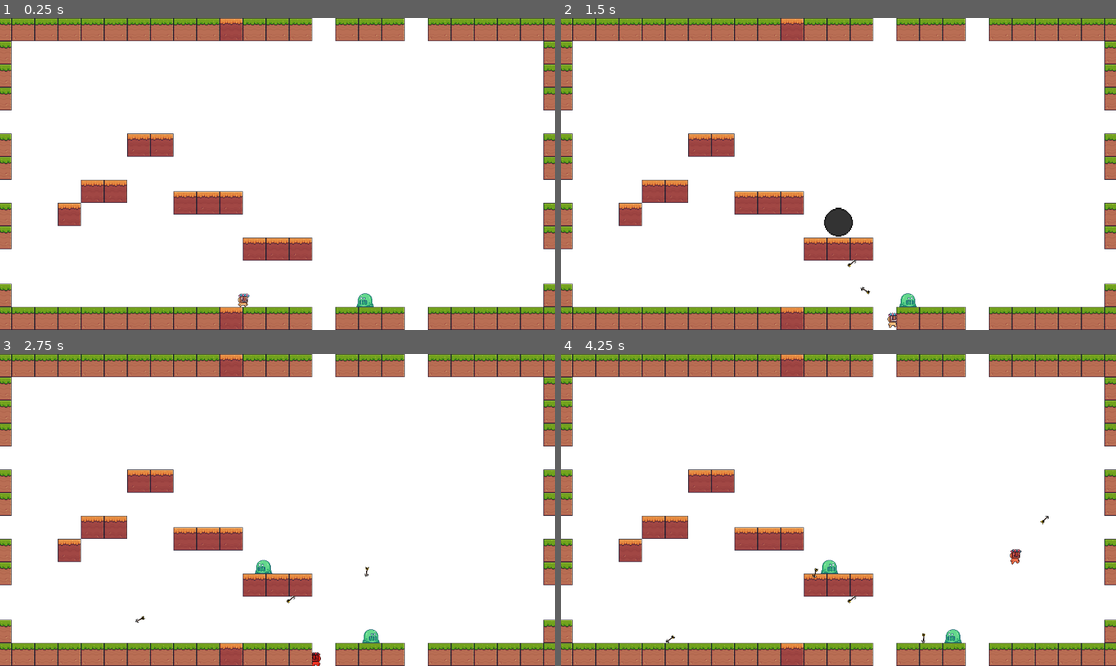
Above: before the commit, frames 1-4 (two rows, left to right).
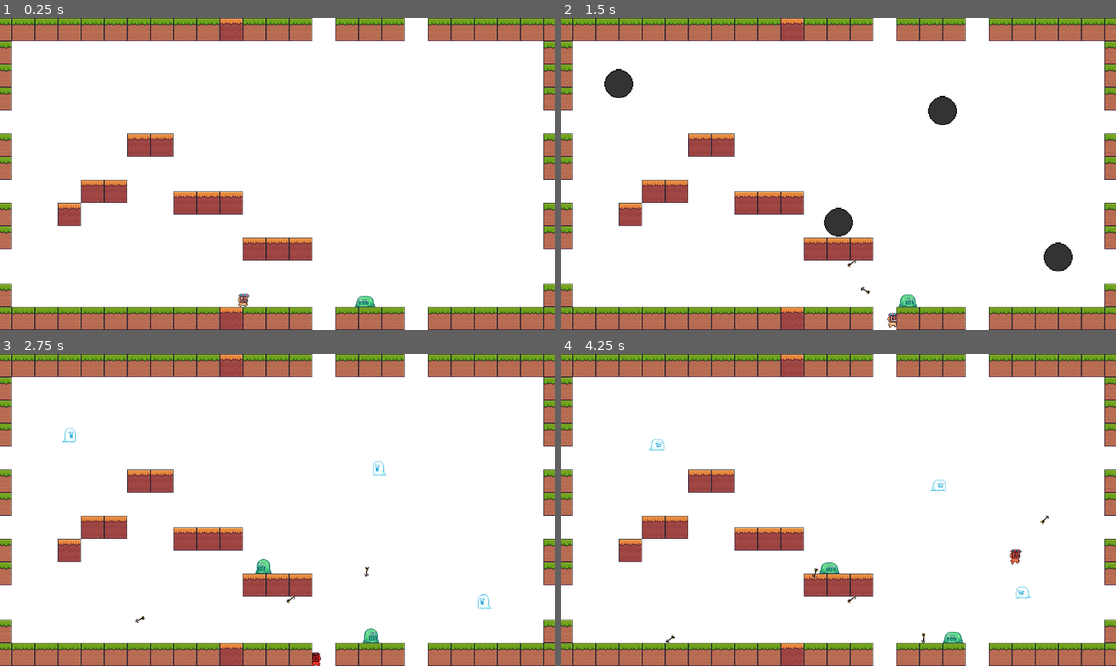
Above: after the commit, the same moments.

Repository: RiverCrab42/Shader-Drawing-learning-scenes
Game: Godot game, scene res://scenes/example/level1.tscn
Two runs of this game, one before a commit and one after it. Both use one fixed random seed, a clock stepped at 60 frames per second and the inputs below. The project has no main scene, so this scene is started directly.
Inputs (mouse positions are in pixels of both pictures, inside the frame that each line leads up to):
- Up to frame 1 (0.25 s): no input
- Up to frame 2 (1.5 s): move the mouse to (960, 158) at 0.52 s; hold D (move_right) from 0.53 s (still down); click (960, 158) at 0.6 s; tap W (jump) at 0.77 s; move the mouse to (727, 189) at 1.27 s; click (727, 189) at 1.35 s
- Up to frame 3 (2.75 s): tap W (jump) at 1.52 s; move the mouse to (333, 441) at 2.02 s; release D (move_right) at 2.03 s; hold A (move_left) from 2.03 s (still down); click (333, 441) at 2.1 s
- Up to frame 4 (4.25 s): move the mouse to (810, 572) at 2.77 s; release A (move_left) at 2.78 s; hold D (move_right) from 2.78 s (still down); click (810, 572) at 2.85 s; tap W (jump) at 3.02, 3.77 s; move the mouse to (1005, 556) at 3.52 s; click (1005, 556) at 3.6 s

The runs differ from the first frame. In frame 1, less than 0.1% of the frame differs, in the area x 63-68%, y 88-93%; in frame 2, 1.2%, in the area x 7-93%, y 16-93%; in frame 3, 0.2%; in frame 4, 0.3%.

Commit message:
Поправил анимации врагов, добавил меню рестарта после смерти, добавил damage_zone для различных эффектов

Diff:
--- a/intermidiate_project/scenes/enemies/ghost_idle.tscn
+++ b/intermidiate_project/scenes/enemies/ghost_idle.tscn
@@ -1,8 +1,8 @@
 [gd_scene load_steps=20 format=3 uid="uid://dyb258yrboxam"]
 
-[ext_resource type="Texture2D" uid="uid://c072wnv5y2jyn" path="res://assets/sprite_pack/Enemies/Ghost/Idle (44x30).png" id="1_k0vmb"]
-[ext_resource type="Script" uid="uid://ca6o5f8id5svk" path="res://scripts/ghost.gd" id="2_isgci"]
-[ext_resource type="Script" uid="uid://6rj74c2cx8dj" path="res://scripts/enemies/damage_and_hit_zone.gd" id="3_isgci"]
+[ext_resource type="Texture2D" uid="uid://bn508l84da6wj" path="res://assets/sprite_pack/Enemies/Ghost/Idle (44x30).png" id="1_k0vmb"]
+[ext_resource type="Script" uid="uid://dhi04iixo3yrp" path="res://scripts/enemies/ghost.gd" id="2_isgci"]
+[ext_resource type="Script" uid="uid://d0vf7hkm71h3x" path="res://scripts/enemies/damage_and_hit_zone.gd" id="3_isgci"]
 
 [sub_resource type="AtlasTexture" id="AtlasTexture_mu7b7"]
 atlas = ExtResource("1_k0vmb")
@@ -130,8 +130,7 @@
 position = Vector2(0, 15)
 sprite_frames = SubResource("SpriteFrames_jjup5")
 animation = &"idle"
-frame = 4
-frame_progress = 0.181725
+frame_progress = 0.0787668
 offset = Vector2(0, -15)
 script = ExtResource("2_isgci")
 
--- a/intermidiate_project/scenes/enemies/slime.tscn
+++ b/intermidiate_project/scenes/enemies/slime.tscn
@@ -1,7 +1,7 @@
 [gd_scene load_steps=21 format=3 uid="uid://bihrtr6avjvul"]
 
 [ext_resource type="Texture2D" uid="uid://b70fjt8quj86a" path="res://assets/sprite_pack/Enemies/Slime/Idle-Run (44x30).png" id="1_rldp6"]
-[ext_resource type="Script" uid="uid://c7msoxsv23pxm" path="res://scripts/slime.gd" id="2_ahq63"]
+[ext_resource type="Script" uid="uid://c7msoxsv23pxm" path="res://scripts/enemies/slime.gd" id="2_ahq63"]
 
 [sub_resource type="Shader" id="Shader_ahq63"]
 code = "shader_type canvas_item;
@@ -101,7 +101,7 @@
 "texture": SubResource("AtlasTexture_ikdmk")
 }],
 "loop": true,
-"name": &"default",
+"name": &"idle",
 "speed": 10.0
 }]
 
@@ -154,8 +154,8 @@
 instance_shader_parameters/hit = 1.0
 position = Vector2(0, 15)
 sprite_frames = SubResource("SpriteFrames_jjup5")
-frame = 9
-frame_progress = 0.0675746
+animation = &"idle"
+frame_progress = 0.0126089
 offset = Vector2(0, -15)
 script = ExtResource("2_ahq63")
 
--- a/intermidiate_project/scenes/example/level1.tscn
+++ b/intermidiate_project/scenes/example/level1.tscn
@@ -1,10 +1,23 @@
-[gd_scene load_steps=6 format=3 uid="uid://l3il2yp68r6u"]
+[gd_scene load_steps=10 format=3 uid="uid://l3il2yp68r6u"]
 
 [ext_resource type="PackedScene" uid="uid://do1aqnosnk0bn" path="res://scenes/assets/terrain/dirt.tscn" id="1_q4lcn"]
 [ext_resource type="PackedScene" uid="uid://4ir5vnwhhjvj" path="res://scenes/assets/terrain/dirt_orange.tscn" id="2_dt51k"]
 [ext_resource type="PackedScene" uid="uid://bdn2w2lglevw1" path="res://scenes/player/character_mask.tscn" id="3_x20b1"]
 [ext_resource type="PackedScene" uid="uid://dfdumbiw2e5jb" path="res://scenes/enemies/spawn.tscn" id="5_fcrv7"]
 [ext_resource type="PackedScene" uid="uid://bihrtr6avjvul" path="res://scenes/enemies/slime.tscn" id="5_x20b1"]
+[ext_resource type="Script" uid="uid://e1b6ubo7dmd7" path="res://scripts/utils/game_over_menu.gd" id="6_3o680"]
+
+[sub_resource type="Animation" id="Animation_fcrv7"]
+resource_name = "finish"
+
+[sub_resource type="Animation" id="Animation_x20b1"]
+resource_name = "start"
+
+[sub_resource type="AnimationLibrary" id="AnimationLibrary_3o680"]
+_data = {
+&"finish": SubResource("Animation_fcrv7"),
+&"start": SubResource("Animation_x20b1")
+}
 
 [node name="Node2D" type="Node2D"]
 position = Vector2(72, 168)
@@ -248,6 +261,21 @@
 enemy_type = "slime"
 spawn_time = 1.0
 
+[node name="Spawn2" parent="Enemies" instance=ExtResource("5_fcrv7")]
+position = Vector2(120, 168)
+enemy_type = "ghost"
+spawn_time = 1.0
+
+[node name="Spawn3" parent="Enemies" instance=ExtResource("5_fcrv7")]
+position = Vector2(792, 224)
+enemy_type = "ghost"
+spawn_time = 1.0
+
+[node name="Spawn4" parent="Enemies" instance=ExtResource("5_fcrv7")]
+position = Vector2(1032, 528)
+enemy_type = "ghost"
+spawn_time = 1.0
+
 [node name="ParallaxBackground" type="ParallaxBackground" parent="."]
 
 [node name="ColorRect" type="ColorRect" parent="ParallaxBackground"]
@@ -256,3 +284,68 @@
 anchor_bottom = 1.0
 grow_horizontal = 2
 grow_vertical = 2
+
+[node name="PostCanvas" type="CanvasLayer" parent="."]
+
+[node name="Red_hue_effect" type="ColorRect" parent="PostCanvas"]
+visible = false
+anchors_preset = 15
+anchor_right = 1.0
+anchor_bottom = 1.0
+grow_horizontal = 2
+grow_vertical = 2
+
+[node name="GameOverMenu" type="Panel" parent="PostCanvas"]
+visible = false
+self_modulate = Color(0, 1, 0, 1)
+texture_filter = 1
+anchors_preset = 8
+anchor_left = 0.5
+anchor_top = 0.5
+anchor_right = 0.5
+anchor_bottom = 0.5
+offset_left = -100.0
+offset_top = -100.0
+offset_right = 100.0
+offset_bottom = 100.0
+grow_horizontal = 2
+grow_vertical = 2
+size_flags_horizontal = 0
+script = ExtResource("6_3o680")
+
+[node name="Button" type="Button" parent="PostCanvas/GameOverMenu"]
+texture_filter = 1
+layout_mode = 1
+anchors_preset = 8
+anchor_left = 0.5
+anchor_top = 0.5
+anchor_right = 0.5
+anchor_bottom = 0.5
+offset_left = -60.0
+offset_top = -15.0
+offset_right = 60.0
+offset_bottom = 15.0
+grow_horizontal = 2
+grow_vertical = 2
+text = "Заново"
+
+[node name="Label" type="Label" parent="PostCanvas/GameOverMenu"]
+layout_mode = 1
+anchors_preset = 5
+anchor_left = 0.5
+anchor_right = 0.5
+offset_left = -60.0
+offset_top = 16.0
+offset_right = 60.0
+offset_bottom = 39.0
+grow_horizontal = 2
+text = "Вы проиграли!"
+
+[node name="Special_Effects" type="Node" parent="."]
+
+[node name="Red_Hue" type="AnimationPlayer" parent="Special_Effects"]
+libraries = {
+&"": SubResource("AnimationLibrary_3o680")
+}
+
+[connection signal="pressed" from="PostCanvas/GameOverMenu/Button" to="PostCanvas/GameOverMenu" method="_on_button_pressed"]
--- /dev/null
+++ b/intermidiate_project/scenes/utils/damage_zone.tscn
@@ -0,0 +1,13 @@
+[gd_scene load_steps=3 format=3 uid="uid://bq6s3yvsi1vl5"]
+
+[ext_resource type="Script" uid="uid://bwytvil3b423c" path="res://scripts/utils/damage_zone.gd" id="1_c17ej"]
+
+[sub_resource type="RectangleShape2D" id="RectangleShape2D_0fue5"]
+
+[node name="DamageZone" type="Area2D"]
+script = ExtResource("1_c17ej")
+
+[node name="CollisionShape2D" type="CollisionShape2D" parent="."]
+shape = SubResource("RectangleShape2D_0fue5")
+
+[connection signal="body_entered" from="." to="." method="_on_body_entered"]
--- a/intermidiate_project/scripts/character.gd
+++ b/intermidiate_project/scripts/character.gd
@@ -17,7 +17,6 @@
 
 var lastOnFloor = 0.0
 var lastShot = 0.0
-var lastHit = 0.0
 var level_viewport : Vector2i
 
 const arrow_offset : float = 5.0
@@ -27,7 +26,6 @@
 	level_viewport = get_viewport_rect().size
 
 func _physics_process(delta: float) -> void:
-	lastHit += delta
 	# Add the gravity.
 	if not is_on_floor():
 		velocity += Vector2(0.0, gravity * delta)
@@ -70,7 +68,7 @@
 	if Input.is_action_just_pressed("shoot") &&\
 		lastShot > time_between_shots &&\
 		GameManager.arrows > 0:
-		var arrow_obj = arrow.instantiate()
+		var arrow_obj = GameManager.my_instantiate(arrow)
 		get_tree().root.add_child(arrow_obj)
 		var target = get_global_mouse_position()
 		var direction = (target - global_position).normalized()
@@ -95,7 +93,14 @@
 	if (direction == 1):
 		animated_sprite_2d.flip_h = false
 
+var can_get_hit : bool = true
+
 func get_hit() -> void:
-	animation_player.play("hit")
-	GlobalSignals.took_damage
-	lastHit = 0.0
+	if can_get_hit:
+		animation_player.play("hit")
+		GlobalSignals.took_damage.emit()
+		animation_player.animation_finished.connect(reset_hit)
+		can_get_hit = false
+
+func reset_hit(anim_name : String) -> void:
+	can_get_hit = true
--- a/intermidiate_project/scripts/slime.gd
+++ b/intermidiate_project/scripts/enemies/ghost.gd
@@ -2,36 +2,34 @@
 
 @export var SPEED = 40.0
 
-var direction = -1
-@onready var right_ray: RayCast2D = $RightRay
-@onready var left_ray: RayCast2D = $LeftRay
-@onready var down_right_ray: RayCast2D = $DownRightRay
-@onready var down_left_ray: RayCast2D = $DownLeftRay
 @onready var animated_sprite_2d: AnimatedSprite2D = $"."
 @onready var animation_player: AnimationPlayer = $AnimationPlayer
 @onready var area_2d: Area2D = $Area2D
 
-@export var health : int = 2
+@export var health : int = 1
+
+var curr_time = 0.0
+@export var player_enable_time = 2.0
+var is_alive = true;
+
+func _ready() -> void:
+	animated_sprite_2d.play("idle")
 
 # Called every frame. 'delta' is the elapsed time since the previous frame.
-
 func _process(delta: float) -> void:
-	position.x += direction * SPEED * delta
-	if (right_ray.is_colliding() or not(down_right_ray.is_colliding())):
-		var col = right_ray.get_collider()
-		if (not right_ray.is_colliding() or not col.is_in_group("player")):
-			direction = -1
+	curr_time += delta
+	if GameManager.player:
+		var direction = (GameManager.player.global_position - global_position).normalized();
+		position += direction * SPEED * delta
+		if (direction.x > 0 and is_alive):
+			animated_sprite_2d.flip_h = true
+		if (direction.x < 0 and is_alive):
 			animated_sprite_2d.flip_h = false
-
-	if (left_ray.is_colliding() or not(down_left_ray.is_colliding())):
-		var col = left_ray.get_collider()
-		if (not left_ray.is_colliding() or not col.is_in_group("player")):
-			direction = 1
-			animated_sprite_2d.flip_h = true
 
 func get_hit() -> void:
 	health -= 1
 	if health == 0:
+		is_alive = false
 		animation_player.play("die")
 		area_2d.collision_mask = 0
 		SPEED = 0.0
@@ -41,6 +39,7 @@
 
 func die(anim_name: StringName) -> void:
 	queue_free()
+
 
 func _on_area_2d_area_entered(area: Area2D) -> void:
 	if area.get_parent() is Arrow:
--- a/intermidiate_project/scripts/enemies/ghost_enemy.gd
+++ /dev/null
@@ -1,14 +0,0 @@
-extends AnimatedSprite2D
-
-var player : Node2D
-@export var speed : float
-@onready var area_2d: Area2D = $Area2D
-
-# Called when the node enters the scene tree for the first time.
-func _ready() -> void:
-	pass # Replace with function body.
-
-
-# Called every frame. 'delta' is the elapsed time since the previous frame.
-func _process(delta: float) -> void:
-	pass
--- a/intermidiate_project/scripts/ghost.gd
+++ b/intermidiate_project/scripts/enemies/slime.gd
@@ -2,31 +2,40 @@
 
 @export var SPEED = 40.0
 
+var direction = -1
+@onready var right_ray: RayCast2D = $RightRay
+@onready var left_ray: RayCast2D = $LeftRay
+@onready var down_right_ray: RayCast2D = $DownRightRay
+@onready var down_left_ray: RayCast2D = $DownLeftRay
 @onready var animated_sprite_2d: AnimatedSprite2D = $"."
 @onready var animation_player: AnimationPlayer = $AnimationPlayer
 @onready var area_2d: Area2D = $Area2D
 
-@export var health : int = 1
-
-var curr_time = 0.0
-@export var player_enable_time = 2.0
-var is_alive = true;
+@export var health : int = 2
 
 # Called every frame. 'delta' is the elapsed time since the previous frame.
+
+func _ready() -> void:
+	animated_sprite_2d.play("idle")
+
+
 func _process(delta: float) -> void:
-	curr_time += delta
-	if (curr_time > player_enable_time):
-		var direction = (GameManager.player.global_position - global_position).normalized();
-		position += direction * SPEED * delta
-		if (direction.x > 0 and is_alive):
+	position.x += direction * SPEED * delta
+	if (right_ray.is_colliding() or not(down_right_ray.is_colliding())):
+		var col = right_ray.get_collider()
+		if (not right_ray.is_colliding() or not col.is_in_group("player")):
+			direction = -1
+			animated_sprite_2d.flip_h = false
+
+	if (left_ray.is_colliding() or not(down_left_ray.is_colliding())):
+		var col = left_ray.get_collider()
+		if (not left_ray.is_colliding() or not col.is_in_group("player")):
+			direction = 1
 			animated_sprite_2d.flip_h = true
-		if (direction.x < 0 and is_alive):
-			animated_sprite_2d.flip_h = false
 
 func get_hit() -> void:
 	health -= 1
 	if health == 0:
-		is_alive = false
 		animation_player.play("die")
 		area_2d.collision_mask = 0
 		SPEED = 0.0
@@ -36,7 +45,6 @@
 
 func die(anim_name: StringName) -> void:
 	queue_free()
-
 
 func _on_area_2d_area_entered(area: Area2D) -> void:
 	if area.get_parent() is Arrow:
--- a/intermidiate_project/scripts/enemies/spawn.gd
+++ b/intermidiate_project/scripts/enemies/spawn.gd
@@ -31,12 +31,12 @@
 func summon(anim_name : String) -> void:
 	match enemy_type:
 		"slime":
-			var slime = SLIME.instantiate()
+			var slime = GameManager.my_instantiate(SLIME)
 			get_tree().root.add_child(slime)
 			slime.global_position = global_position
 			queue_free()
 		"ghost":
-			var ghost = GHOST_IDLE.instantiate()
+			var ghost = GameManager.my_instantiate(GHOST_IDLE)
 			get_tree().root.add_child(ghost)
 			ghost.global_position = global_position
 			queue_free()
--- a/intermidiate_project/scripts/global/game_manager.gd
+++ b/intermidiate_project/scripts/global/game_manager.gd
@@ -3,6 +3,20 @@
 var health : int = 5
 var arrows : int = 5
 var player : CharacterBody2D
+
+var instantiated_objects : Array[Node]
+
+func my_instantiate(object) -> Node:
+	var instance = object.instantiate()
+	instantiated_objects.append(instance)
+	return instance
+
+func reset() -> void:
+	for obj in instantiated_objects:
+		obj.queue_free()
+	instantiated_objects.clear()
+	health = 5
+	arrows = 5
 
 func _ready() -> void:
 	GlobalSignals.shoot_arrow.connect(shoot)
@@ -28,6 +42,6 @@
 
 func get_hit() -> void:
 	health -= 1
+	print("Damaged")
 	if health == 0:
-		#TO DO:
-		print("YOU DIED")
+		GlobalSignals.game_over.emit()
--- a/intermidiate_project/scripts/global/global_signals.gd
+++ b/intermidiate_project/scripts/global/global_signals.gd
@@ -3,4 +3,6 @@
 signal collected_arrow
 signal collected_apple
 signal shoot_arrow
+
 signal took_damage
+signal game_over
--- /dev/null
+++ b/intermidiate_project/scripts/utils/damage_zone.gd
@@ -0,0 +1,5 @@
+extends Area2D
+
+func _on_body_entered(body: Node2D) -> void:
+	if body.is_in_group("player"):
+		body.get_hit()
--- /dev/null
+++ b/intermidiate_project/scripts/utils/game_over_menu.gd
@@ -0,0 +1,24 @@
+extends Panel
+
+
+# Called when the node enters the scene tree for the first time.
+func _ready() -> void:
+	GlobalSignals.game_over.connect(open)
+
+
+# Called every frame. 'delta' is the elapsed time since the previous frame.
+func _process(delta: float) -> void:
+	pass
+
+func open() -> void:
+	visible = true
+	Engine.time_scale = 0.0005
+
+func _on_button_pressed() -> void:
+	Engine.time_scale = 1.0
+	GameManager.reset()
+	var tree := get_tree()
+	var scene_path := tree.current_scene.scene_file_path
+	get_tree().unload_current_scene()
+	tree.call_deferred("unload_current_scene")
+	tree.call_deferred("change_scene_to_file", scene_path)
